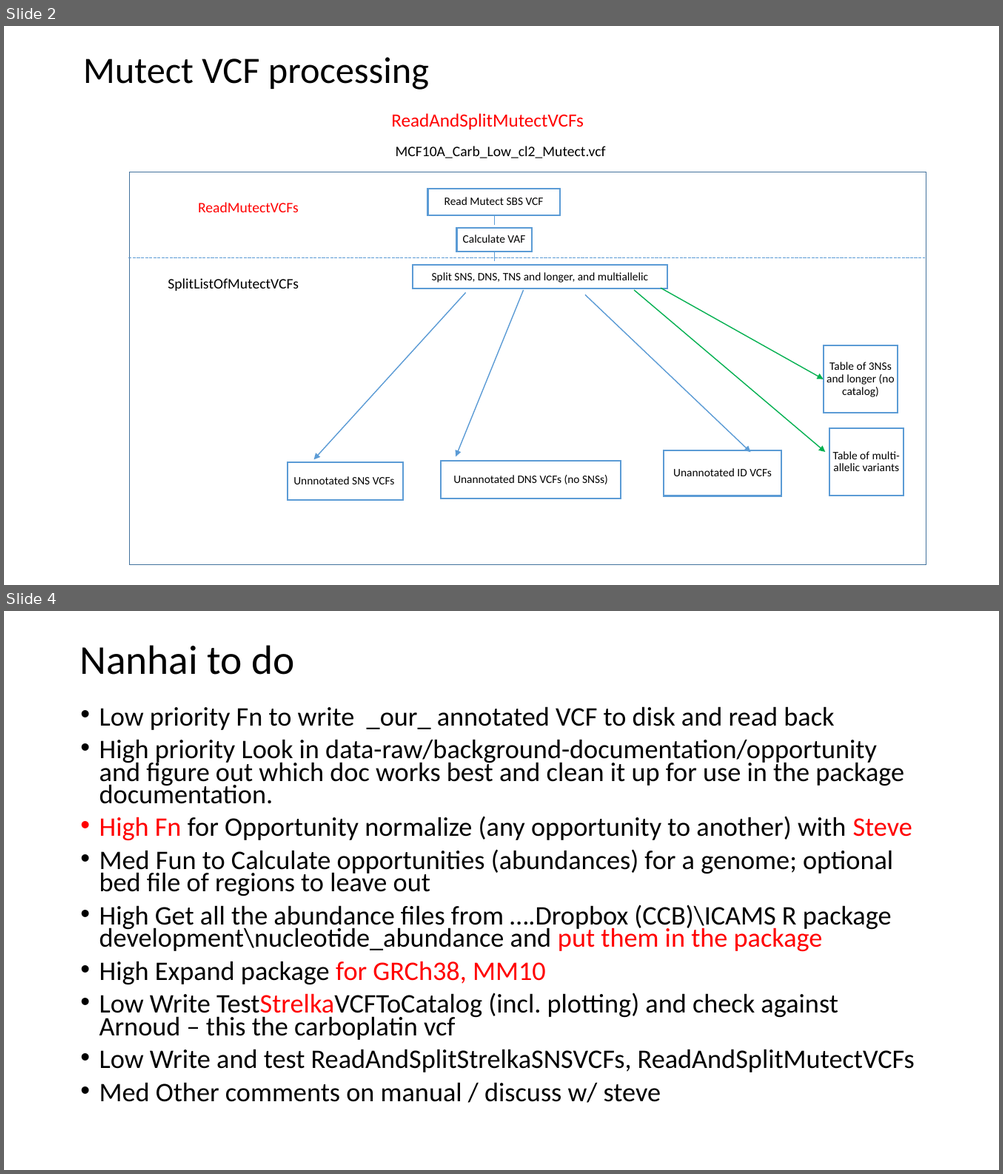
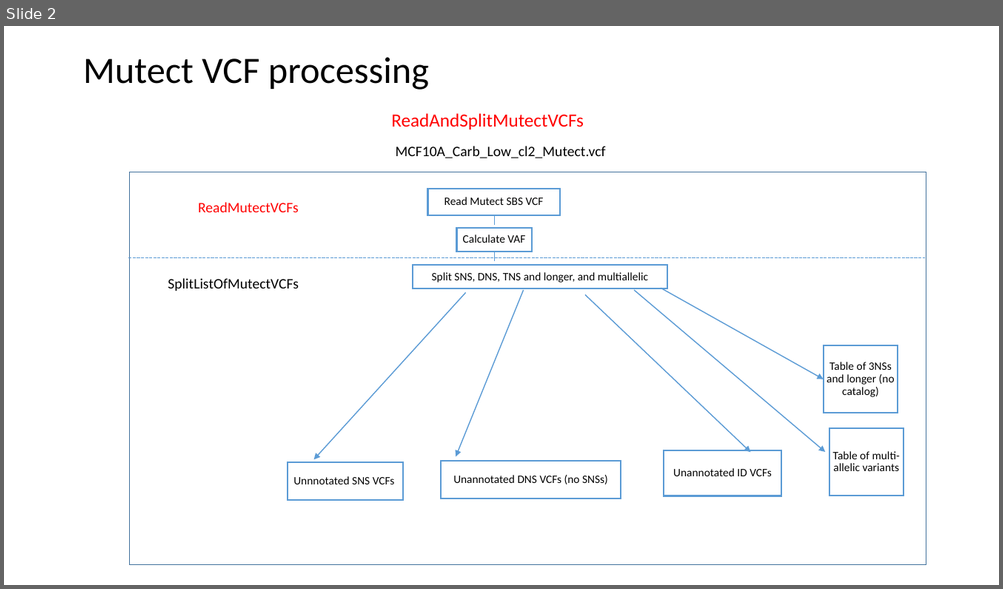
Before and after one commit to steverozen/ICAMS, a slide deck: data-raw/ICAMS-overview.pptx. Shown one above the other, each under a label of ours: slides 2 and 4 before the commit, slide 2 after it; the slides between them are not shown. The pictures are 1003x1174 and 1003x589 pixels, drawn with LibreOffice and Linux fonts; fonts in the diff are those of the drawing. Boxes give left, top, right and bottom in pixels: in the first picture for what was removed or moved away, otherwise in the second. Text is boxed around its words. In the diff, an @@ line names an element or a change of style, - is before the commit and + after.

Commit message:
Updated data-raw folder

```diff
--- a/data-raw/ICAMS-overview.pptx
+++ b/data-raw/ICAMS-overview.pptx
@@ slide 4 removed at bbox=[4, 611, 999, 1170], background #FFFFFF @@
@@ title removed at bbox=[79, 645, 295, 675] @@
-Nanhai to do
@@ text removed at bbox=[99, 706, 914, 1103] @@
-• Low priority Fn to write _our_ annotated VCF to disk and read back
-• High priority Look in data-raw/background-documentation/opportunity and figure out which doc works best and clean it up for use in the package documentation.
-• High Fn for Opportunity normalize (any opportunity to another) with Steve
-• Med Fun to Calculate opportunities (abundances) for a genome; optional bed file of regions to leave out
-• High Get all the abundance files from ….Dropbox (CCB)\ICAMS R package development\nucleotide_abundance and put them in the package
-• High Expand package for GRCh38, MM10
-• Low Write TestStrelkaVCFToCatalog (incl. plotting) and check against Arnoud – this the carboplatin vcf
-• Low Write and test ReadAndSplitStrelkaSNSVCFs, ReadAndSplitMutectVCFs
-• Med Other comments on manual / discuss w/ steve
@@ slide 2 changed as well @@
@@ arrow (634, 290) - (825, 452): stroke #00B050 1 pt to #5B9BD5 1 pt @@
@@ arrow (660, 288) - (823, 380): stroke #00B050 1 pt to #5B9BD5 1 pt @@
```
Also in this commit, not shown: 2 other slides changed, 3 other slides removed, 1 other file.
